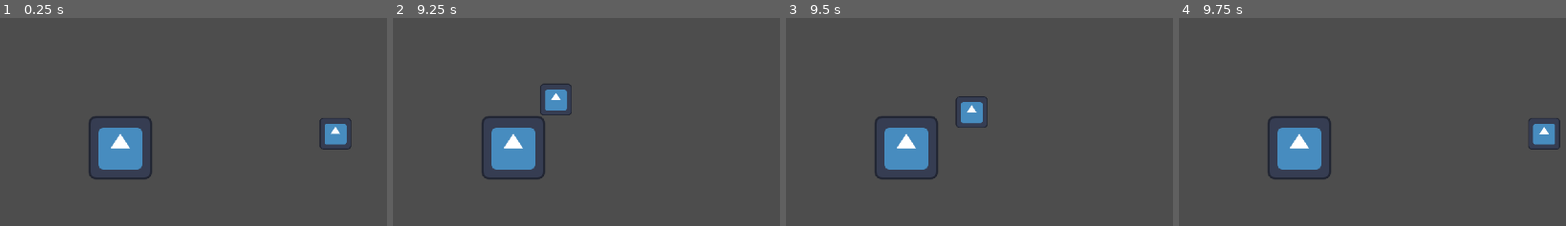
Above: before the commit, frames 1-4 (left to right).
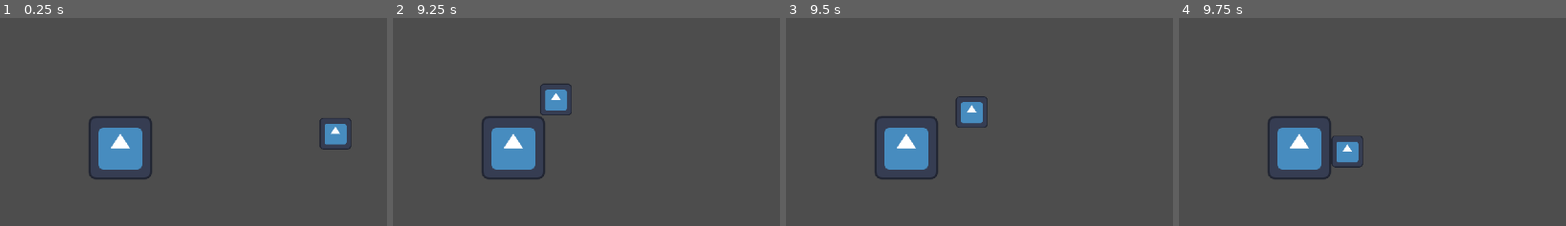
Above: after the commit, the same moments.

Repository: LEGOKOALA/Ares-Protocol
Game: Godot game, scene res://Scenes/Game.tscn
Same seed, same stepped clock (60 frames per second), same inputs: the game is played once before the commit and once after it. The engine's default icon, where the game draws it, is replaced by a stand-in: a white triangle on a blue panel in a dark square.
Inputs:
- Up to frame 1 (0.25 s): no input
- Up to frame 2 (9.25 s): tap Enter at 0.5 s; hold D (Right) 0.53-1.28 s; tap Alt every 1.5 s from 0.6 to 8.1 s; hold S (Down) 1.28-2.03 s; tap Shift every 1.5 s from 1.35 to 8.85 s; hold D (Right) 2.03-2.78 s; hold W (Up) 2.78-3.53 s; hold A (Left) 3.53-5.03 s; hold S (Down) 5.03-5.78 s; hold D (Right) 5.78-6.53 s; hold W (Up) 6.53-7.28 s; hold D (Right) 7.28-8.03 s; hold S (Down) 8.03-8.78 s; hold A (Left) from 8.78 s (still down)
- Up to frame 3 (9.5 s): keep holding A (Left)
- Up to frame 4 (9.75 s): release A (Left) at 9.53 s; hold W (Up) from 9.53 s (still down); tap Alt at 9.6 s

Frames 1-3 are identical in both runs. In frame 4, 1.6% of the frame differs, in the area x 39-99%, y 48-73%.

Commit message:
Enemy tracking fixed

Diff:
--- a/Scenes/Enemy.tscn
+++ b/Scenes/Enemy.tscn
@@ -8,13 +8,8 @@
 radius = 8.0
 height = 16.0
 
-[sub_resource type="CapsuleShape2D" id="CapsuleShape2D_o7wkc"]
-radius = 8.0
-height = 16.0
-
-[sub_resource type="CapsuleShape2D" id="CapsuleShape2D_e4y0c"]
-radius = 9.0
-height = 18.0
+[sub_resource type="RectangleShape2D" id="RectangleShape2D_xeo28"]
+size = Vector2(4, 16)
 
 [node name="Enemy" type="CharacterBody2D"]
 script = ExtResource("1_xeo28")
@@ -28,14 +23,9 @@
 position = Vector2(0, -8)
 shape = SubResource("CapsuleShape2D_25ykn")
 
-[node name="Hurtbox" type="Area2D" parent="."]
-
-[node name="CollisionShape2D" type="CollisionShape2D" parent="Hurtbox"]
-position = Vector2(0, -8)
-shape = SubResource("CapsuleShape2D_o7wkc")
-
 [node name="Killzone" parent="." instance=ExtResource("3_o7wkc")]
 position = Vector2(0, -8)
 
 [node name="CollisionShape2D" type="CollisionShape2D" parent="Killzone"]
-shape = SubResource("CapsuleShape2D_e4y0c")
+position = Vector2(10, 0)
+shape = SubResource("RectangleShape2D_xeo28")
--- a/Scripts/base_enemy.gd
+++ b/Scripts/base_enemy.gd
@@ -3,18 +3,65 @@
 @export var speed := 60
 @export var max_health := 3
 var current_health := max_health
-
 var player: Node2D
 
 func _ready():
 	player = get_tree().get_first_node_in_group("player")
+	$Killzone.set_active(false)
 
 func _physics_process(delta):
-	# Stop moving if dead
-	if current_health <= 0:
+	if current_health <= 0 or not player:
 		return
 
-	if player:
-		var direction = (player.global_position - global_position).normalized()
+	var dir = player.global_position - global_position
+	var distance = dir.length()
+	var direction = dir.normalized()
+
+	if abs(direction.x) > abs(direction.y):
+		if direction.x > 0:
+			$Killzone.position = Vector2(16, 0)
+		else:
+			$Killzone.position = Vector2(-16, 0)
+	else:
+		if direction.y > 0:
+			$Killzone.position = Vector2(0, 16)
+		else:
+			$Killzone.position = Vector2(0, -16)
+
+	var killzone_shape = $Killzone.get_node("CollisionShape2D").shape
+	var killzone_front_distance := 0
+	if killzone_shape is RectangleShape2D:
+		killzone_front_distance = killzone_shape.extents.x
+	elif killzone_shape is CapsuleShape2D:
+		killzone_front_distance = killzone_shape.height / 2
+	elif killzone_shape is CircleShape2D:
+		killzone_front_distance = killzone_shape.radius
+
+	var body_shape = $CollisionShape2D.shape
+	var body_half_size := 0
+	if body_shape is RectangleShape2D:
+		body_half_size = body_shape.extents.x
+	elif body_shape is CapsuleShape2D:
+		body_half_size = body_shape.height / 2
+	elif body_shape is CircleShape2D:
+		body_half_size = body_shape.radius
+
+	var total_stop_distance = killzone_front_distance + body_half_size + 5
+
+	if distance > total_stop_distance:
 		velocity = direction * speed
-		move_and_slide()
+		$Killzone.set_active(false)
+	else:
+		velocity = Vector2.ZERO
+		$Killzone.set_active(true)
+
+	move_and_slide()
+
+func take_damage(amount: int) -> void:
+	current_health -= amount
+	print("Enemy Health:", current_health)
+	if current_health <= 0:
+		die()
+
+func die() -> void:
+	queue_free()
--- a/Scripts/killzone.gd
+++ b/Scripts/killzone.gd
@@ -1,7 +1,17 @@
 extends Area2D
 
 @export var damage := 1
+var active: bool = false
+
+func set_active(value: bool) -> void:
+	active = value
+	monitoring = value
+	set_deferred("monitoring", value)
+
+func _ready():
+	active = false
+	monitoring = false
 
 func _on_body_entered(body: Node2D) -> void:
-	if body.has_method("take_damage"):
+	if active and body.has_method("take_damage"):
 		body.take_damage(damage)
Not shown: 1 places in Scenes/Enemy.tscn that only renumber resources
